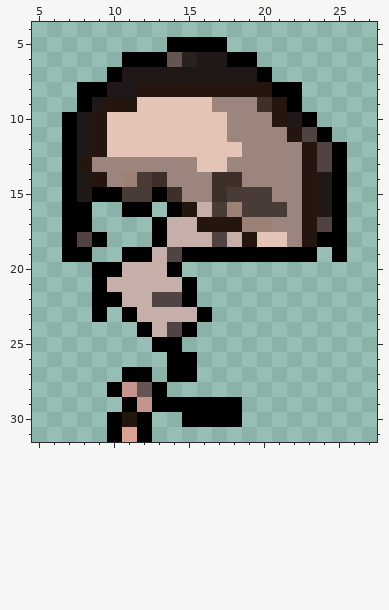
File history of a pixel-art sprite, public/img/avatars/14798266_32x32.png. Above: the version before the commit.
The file is 32x32 pixels. Colours within 5 levels of each other are drawn and written as one. Shown: x 5..27, y 4..31.
The same view after the edit:
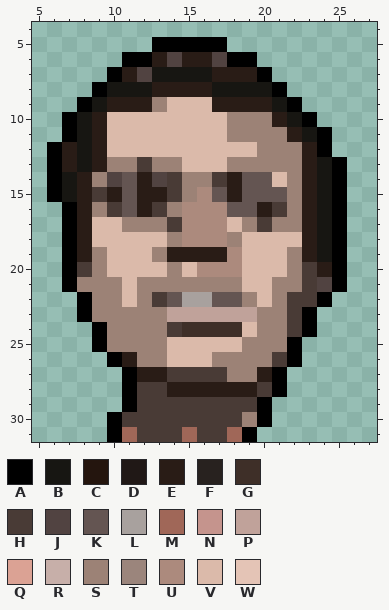
Palette (. is transparent): A #000000  B #171612  C #24150e  D #201816  E #291c16  F #28221f  G #3e2f28  H #493b36  J #514341  K #645552  L #a8a19e  M #a06758  N #c5948d  P #c0a29a  Q #dba294  R #c7afa9  S #9c8276  T #9b857c  U #ac8a7d  V #dbbaaa  W #e4c4b6
What changed:
Changed rows in their new state; - is an unchanged pixel.
first column x 6:
 5 -------A------------
 6 -------EJEEJ--------
 7 -----EJBBBBEEE------
 8 --.-BBBEEEEBBBB-.---
 9 ---BEEESVVVEEEEB----
10 --BEVVVVVVVVSSSEB---
11 --BEVVVVVVVVSSSSEB--
12 AEBEVVVVVVVVVVSSSEA.
13 AEBESSHSSVVVSSSSSEB-
14 ABESJKEJHSSHEKKVSEB-
15 ABEHEKEEHSUKEKKKSEB-
16 --ESHKEHSUUUKKE-SEB-
17 --EVVSSSHUUUV-HSSEB-
18 --EVVVVVSUUUSVVVVEB-
19 --ESVVVSEEEEUVVVSEB-
20 -AHSVVVVSVUUUVVVSHEA
21 -ASSSVSSSSSSSVVSSHJA
22 --ASSVSHKLLKKSVSHHA-
23 --ASSSSSPPPPPPSSHA--
24 ---ASSSSHGGGGVSSHA--
25 ---ASSSSVVVVVSSSA---
26 ----AESSVVVSSSSHA---
27 ------EEHHHHSSEA----
28 ----.AHHEEEEEEHA----
29 ------HHHHHHHHA-----
30 -----HHHHHHHHSA-----
31 -----MHHHMHHMA------
